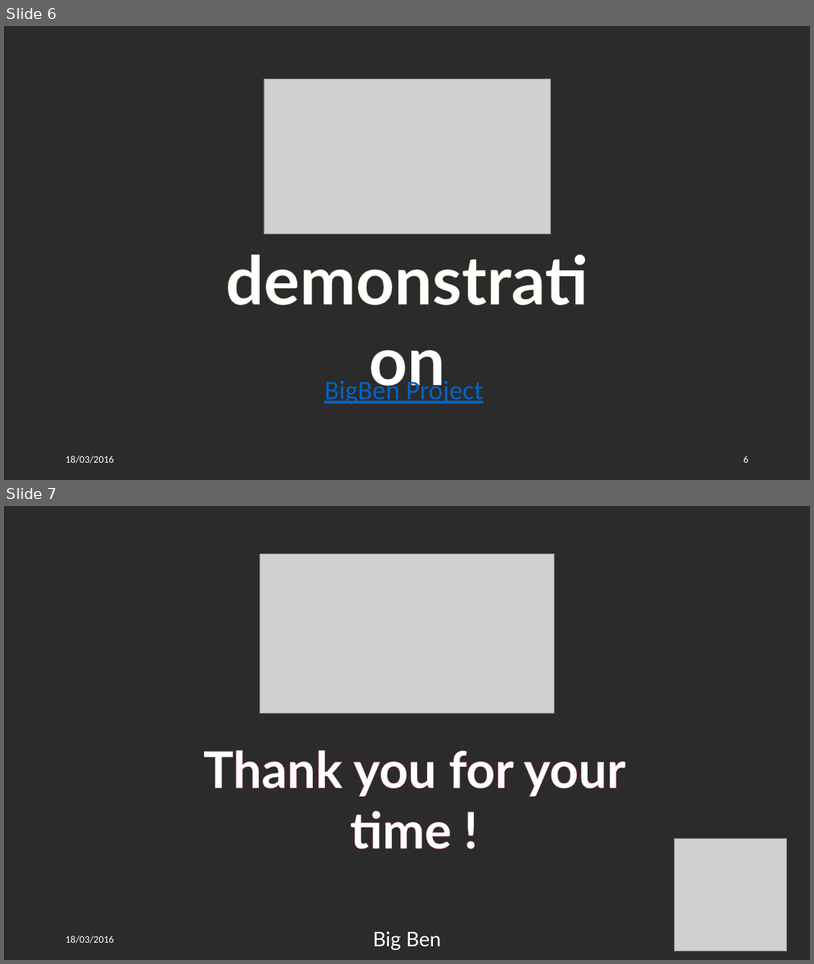
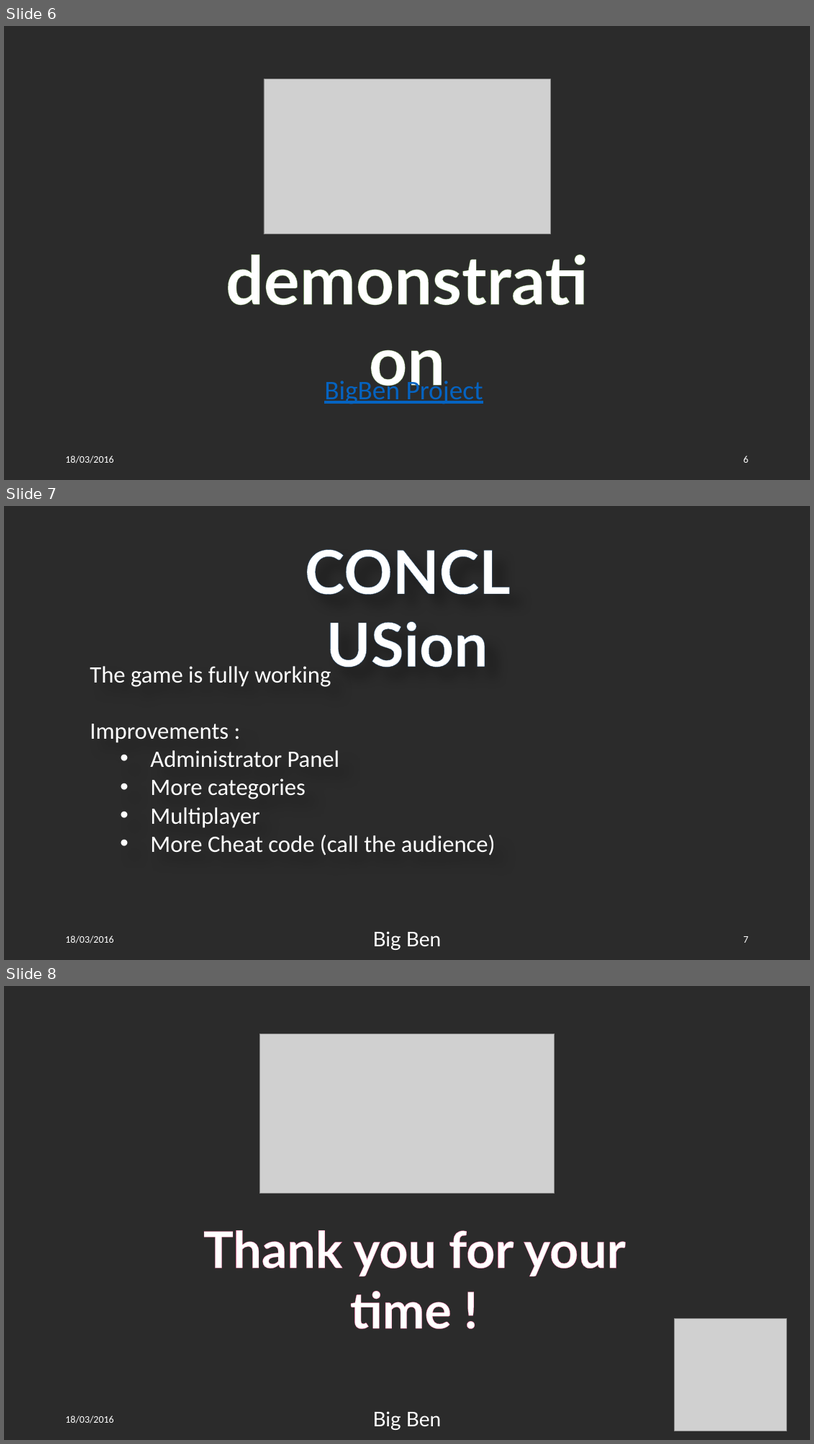
Before and after one commit to Qu1lby/BigBen, a slide deck: Presentation.pptx. Shown one above the other, each under a label of ours: slides 6 and 7 before the commit, slides 6, 7 and 8 after it. The pictures are 814x964 and 814x1444 pixels, drawn with LibreOffice and Linux fonts; fonts in the diff are those of the drawing; grey boxes stand for pictures; background and template pictures are left out; a plain dark background stands for a picture behind light text. Boxes give left, top, right and bottom in pixels: in the first picture for what was removed or moved away, otherwise in the second. Text is boxed around its words. In the diff, an @@ line names an element or a change of style, - is before the commit and + after.

```diff
--- a/Presentation.pptx
+++ b/Presentation.pptx
@@ slide 7 added at [4, 506, 810, 960], background picture (left out) @@
@@ text added at [277, 530, 538, 610], 72 pt, text #FFFFFF, bold @@
+CONCLUSion
@@ text added at [90, 666, 496, 855], 28 pt, text #FFFFFF @@
+The game is fully working
+Improvements :
+  • Administrator Panel
+  • More categories
+  • Multiplayer
+  • More Cheat code (call the audience)
@@ text added at [65, 935, 113, 943], 12 pt, text #FFFFFF @@
+18/03/2016
@@ text added at [373, 931, 441, 950], 24 pt, text #FFFFFF @@
+Big Ben
@@ page number added at [743, 936, 748, 942], 12 pt, text #FFFFFF @@
+7
@@ what was slide 7 is now slide 8 @@
```
Also in this commit, not shown: 2 other files.
